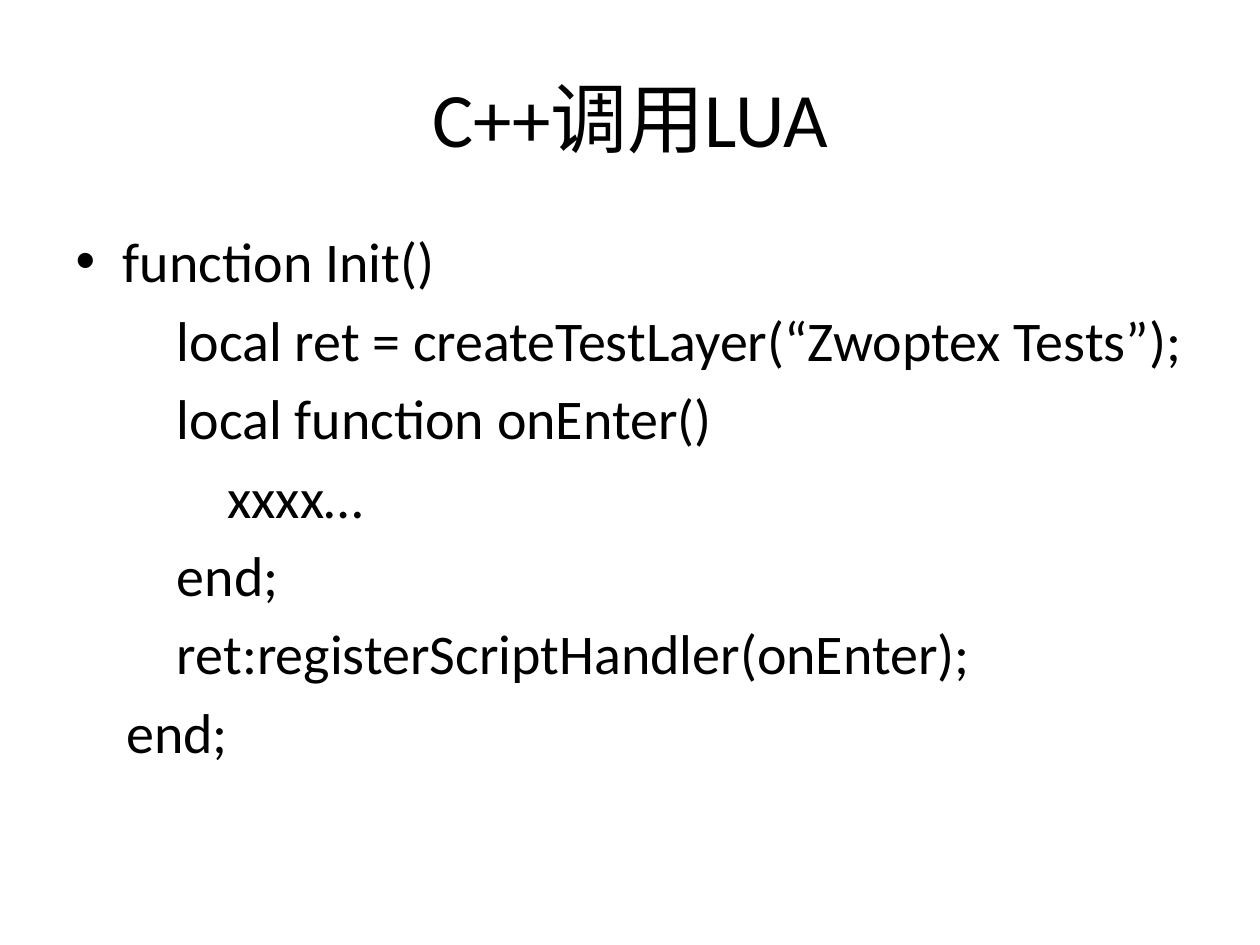
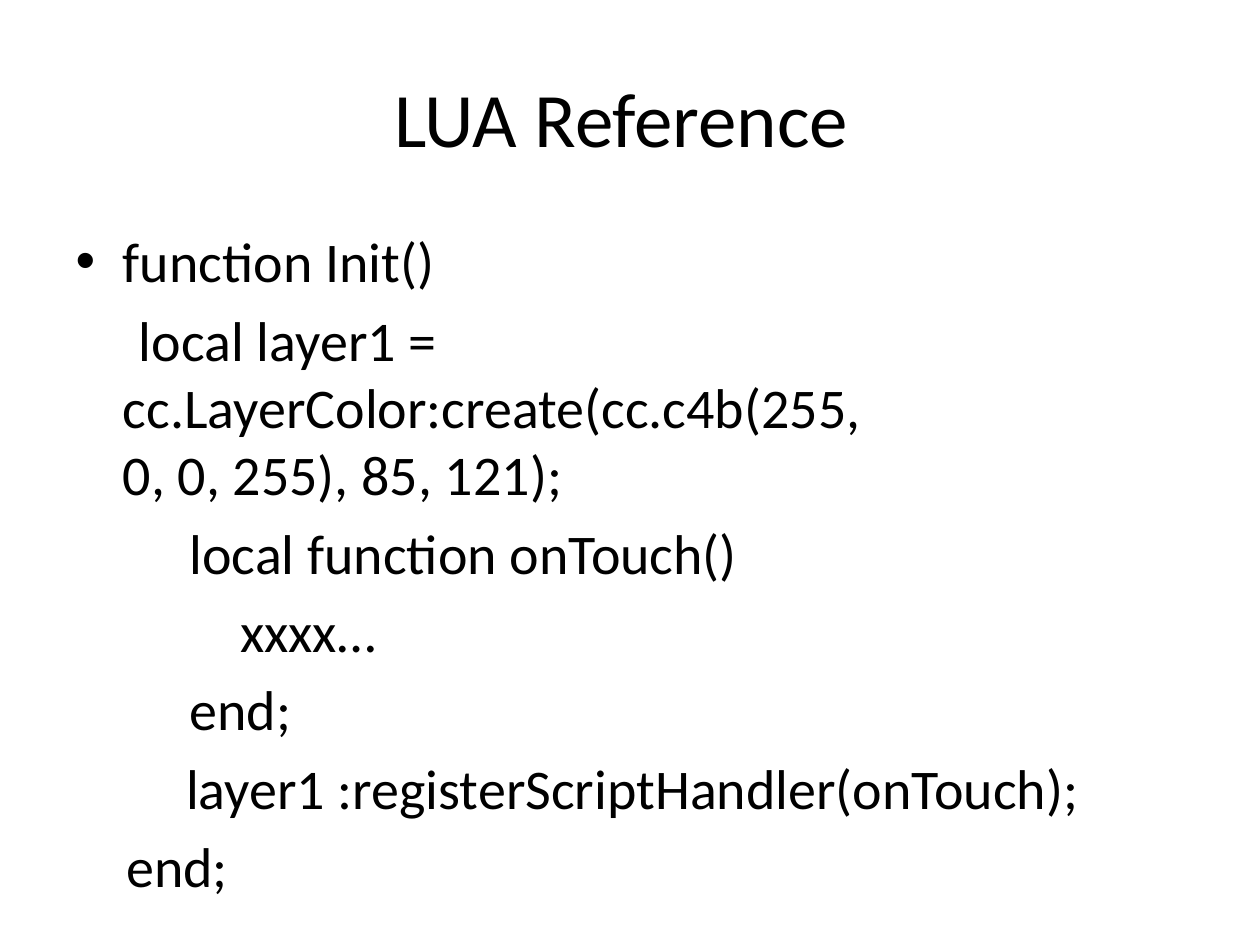
Before and after one commit to henryfung01/StreetFighter, a slide deck: slide 40 of lua1.pptx (slide 21 before the commit). Drawn at 1260x945 pixels with LibreOffice and Linux fonts; fonts in the diff are those of the drawing. Boxes give left, top, right and bottom in pixels: in the first picture for what was removed or moved away, otherwise in the second. Text is boxed around its words. In the diff, an @@ line names an element or a change of style, - is before the commit and + after.

```diff
--- a/lua1.pptx
+++ b/lua1.pptx
@@ title at (394, 94, 848, 148): text changed @@
-C++调用LUA
+LUA Reference
@@ text at (123, 322, 860, 582): text changed @@
-local ret = createTestLayer(“Zwoptex Tests”);
-local function onEnter()
+local layer1 = cc.LayerColor:create(cc.c4b(255, 0, 0, 255), 85, 121);
+local function onTouch()
@@ text at (186, 768, 1078, 819): text changed @@
-ret:registerScriptHandler(onEnter);
+layer1 :registerScriptHandler(onTouch);
```
Also in this commit, not shown: 9 other slides changed, 26 slides added, 12 slides removed.
